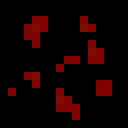
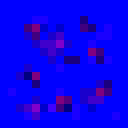
Revision of a layered 128px x 128px image; what changed, layer by layer:
painted on "hi" (1st of 3) over 8, 16, 112, 120
"mid" (1st of 3): opacity 20% → 25%, painted on it over 24, 24, 112, 120
"low" (1st of 2): opacity 1% → 10%, painted on it over 8, 16, 120, 120
hid "border", opacity 1% → 10%, painted on it over 0, 0, 128, 128
hid "hi" (2nd of 3), opacity 5% → 1%, painted on it over 24, 24, 112, 120
hid "mid" (2nd of 3), opacity 2% → 1%, painted on it over 16, 16, 104, 120
hid "low" (2nd of 2), painted on it over 8, 16, 120, 120
removed layer "e_base" over 0, 0, 128, 128
painted on "mid" (3rd of 3) over 16, 24, 104, 120
painted on "r_base" over 0, 0, 128, 128
renamed "m_base" to "Layer 1", hid it, moved it below ":: END R ::", painted on it over 0, 0, 128, 128
